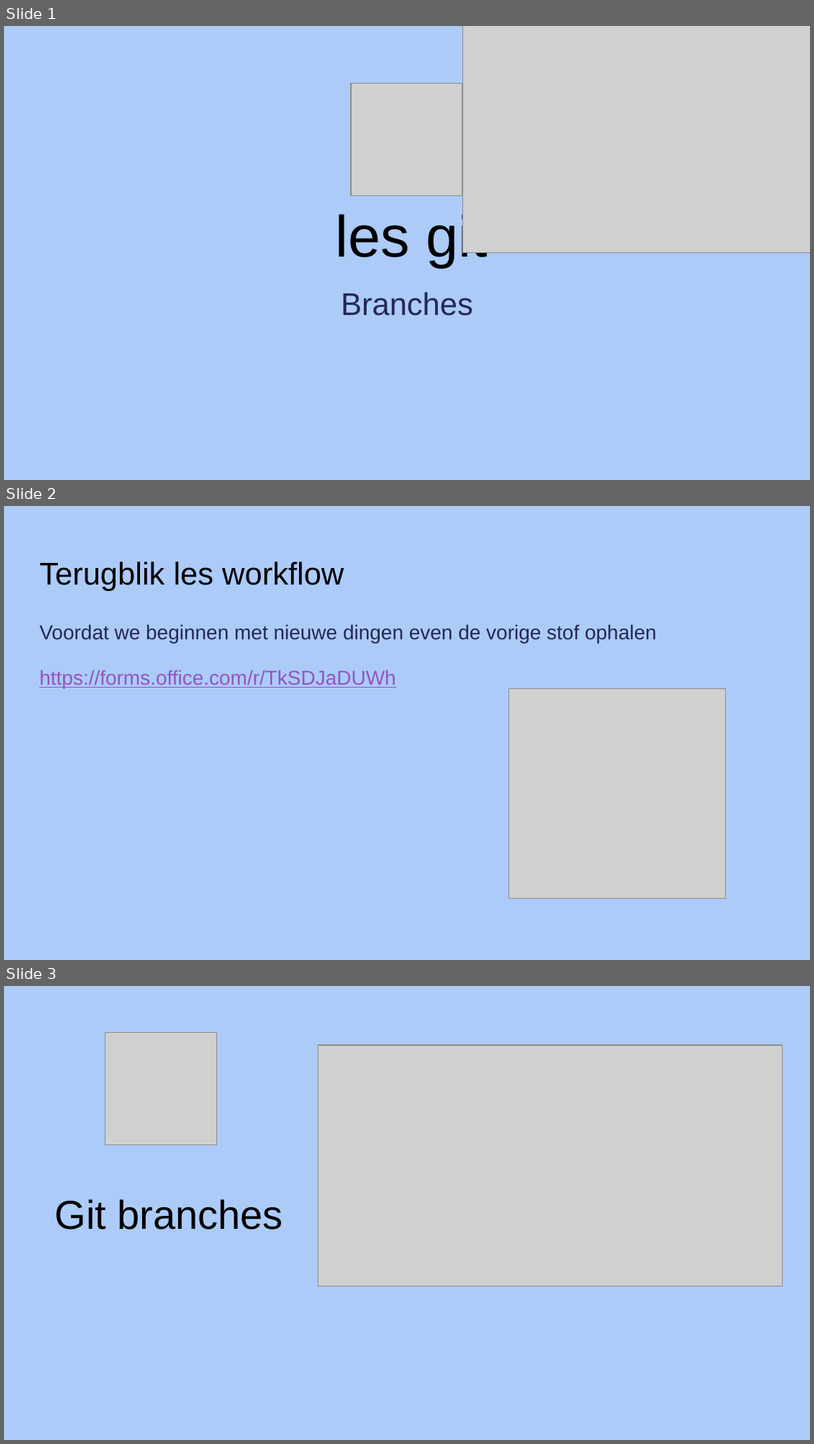
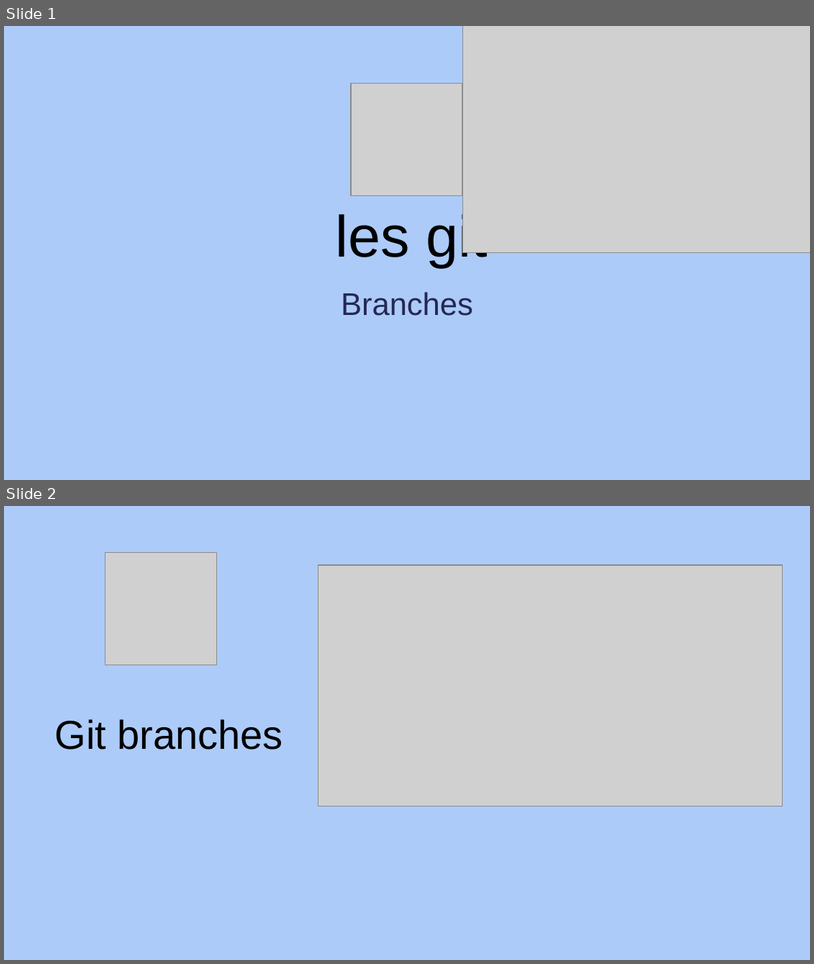
Before and after one commit to djsjollema/lessen-gamedevelopment, a slide deck: M1/Skill/Branches/PowerPoint/les 8git branches.pptx. Shown one above the other, each under a label of ours: slides 1, 2 and 3 before the commit, slides 1 and 2 after it. The pictures are 814x1444 and 814x964 pixels, drawn with LibreOffice and Linux fonts; fonts in the diff are those of the drawing; grey boxes stand for pictures. Boxes give left, top, right and bottom in pixels: in the first picture for what was removed or moved away, otherwise in the second. Text is boxed around its words. In the diff, an @@ line names an element or a change of style, - is before the commit and + after.

```diff
--- a/M1/Skill/Branches/PowerPoint/les 8git branches.pptx
+++ b/M1/Skill/Branches/PowerPoint/les 8git branches.pptx
@@ slide 2 removed at (4,506,810,960), background #ACCBF9 @@
@@ title removed at (39,561,344,591) @@
-Terugblik les workflow
@@ text removed at (39,624,657,688) @@
-Voordat we beginnen met nieuwe dingen even de vorige stof ophalen
-https://forms.office.com/r/TkSDJaDUWh
@@ picture removed at (509,689,725,898) @@
@@ what was slide 3 is now slide 2 @@
```
Also in this commit, not shown: 1 slide added, 2 other files.
